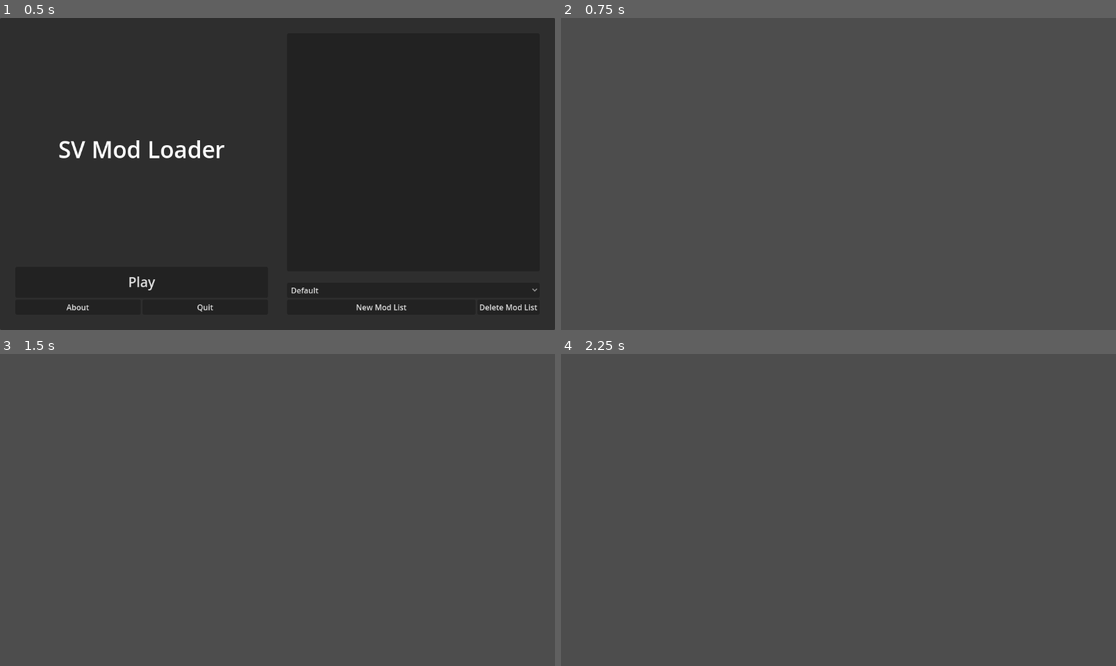
Above: before the commit, frames 1-4 (two rows, left to right).
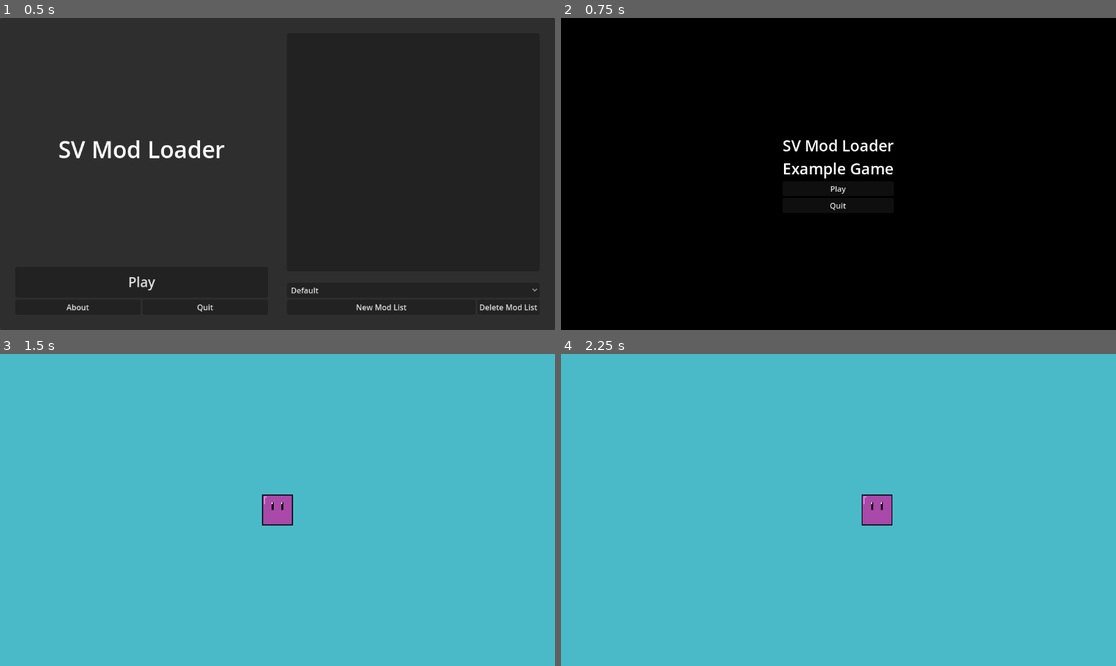
Above: after the commit, the same moments.

Repository: SpeedyVelcro/sv-mod-loader
Game: Godot game, scene res://example/main.tscn
The game is run twice, just before and just after one commit, with the same random seed, the same clock (stepped at 60 frames per second) and the same inputs.
Inputs (mouse positions are in pixels of both pictures, inside the frame that each line leads up to):
- Up to frame 1 (0.5 s): no input
- Up to frame 2 (0.75 s): click "Play" at 0.5 s
- Up to frame 3 (1.5 s): click (277, 525) at 1.25 s, where only the run after the commit has a clickable "Play"
- Up to frame 4 (2.25 s): tap Enter at 2 s; hold D (move_right, bound only after the commit) from 2.03 s (still down)

Frame 1 is identical in both runs. In frame 2, 100% of the frame differs, in the area x 0-100%, y 0-100%; in frame 3, 100%; in frame 4, 100%.

Commit message:
Implement basic mechanics for example game

Diff:
--- /dev/null
+++ b/example/entity/bullet/bullet.gd
@@ -0,0 +1,27 @@
+extends RigidBody2D
+
+## How fast the bullet moves
+@export var speed: int = 400
+## The initial direction of the bullet. Can be given as a vector of any
+## magnitude, as only the direction is used.
+var direction: Vector2 = Vector2.RIGHT
+
+
+# Override
+func _ready() -> void:
+	linear_velocity = direction.normalized() * speed
+
+# TODO: Destroy after a certain amount of time
+
+
+# Signal connection
+func _on_body_entered(body: Node) -> void:
+	# Due to collision mask this must be the player
+	visible = false
+	body.kill()
+	queue_free()
+
+
+# Signal connection
+func _on_life_timer_timeout() -> void:
+	queue_free()
--- /dev/null
+++ b/example/entity/bullet/bullet.tscn
@@ -0,0 +1,29 @@
+[gd_scene load_steps=4 format=3 uid="uid://d32ek3hyyach6"]
+
+[ext_resource type="Texture2D" uid="uid://dj1hrdddiopbv" path="res://example/art/bullet.png" id="1_3fmeg"]
+[ext_resource type="Script" path="res://example/entity/bullet/bullet.gd" id="1_inmwr"]
+
+[sub_resource type="CircleShape2D" id="CircleShape2D_dbphp"]
+radius = 8.0
+
+[node name="Bullet" type="RigidBody2D"]
+collision_layer = 2
+gravity_scale = 0.0
+max_contacts_reported = 1
+contact_monitor = true
+script = ExtResource("1_inmwr")
+
+[node name="Sprite2D" type="Sprite2D" parent="."]
+scale = Vector2(2, 2)
+texture = ExtResource("1_3fmeg")
+
+[node name="CollisionShape2D" type="CollisionShape2D" parent="."]
+shape = SubResource("CircleShape2D_dbphp")
+
+[node name="LifeTimer" type="Timer" parent="."]
+wait_time = 6.0
+one_shot = true
+autostart = true
+
+[connection signal="body_entered" from="." to="." method="_on_body_entered"]
+[connection signal="timeout" from="LifeTimer" to="." method="_on_life_timer_timeout"]
--- /dev/null
+++ b/example/entity/player/player.gd
@@ -0,0 +1,28 @@
+extends CharacterBody2D
+
+## How fast the player moves
+@export var speed: int = 400
+
+
+# Override
+func _physics_process(_delta) -> void:
+	velocity = Vector2(0, 0)
+
+	if Input.is_action_pressed("move_up"):
+		velocity += Vector2.UP
+	if Input.is_action_pressed("move_down"):
+		velocity += Vector2.DOWN
+	if Input.is_action_pressed("move_left"):
+		velocity += Vector2.LEFT
+	if Input.is_action_pressed("move_right"):
+		velocity += Vector2.RIGHT
+
+	velocity = velocity.normalized()
+	velocity *= speed
+
+	move_and_slide()
+
+
+## Call this to cause the player to lose the game
+func kill() -> void:
+	print("dead") # TODO
--- /dev/null
+++ b/example/entity/player/player.tscn
@@ -0,0 +1,19 @@
+[gd_scene load_steps=4 format=3 uid="uid://biyulv6kqgwo7"]
+
+[ext_resource type="Texture2D" uid="uid://cwgnclysyc1pu" path="res://example/art/player.png" id="1_vdarg"]
+[ext_resource type="Script" path="res://example/entity/player/player.gd" id="1_wkn5e"]
+
+[sub_resource type="RectangleShape2D" id="RectangleShape2D_07pwm"]
+size = Vector2(64, 64)
+
+[node name="Player" type="CharacterBody2D"]
+collision_mask = 4
+motion_mode = 1
+script = ExtResource("1_wkn5e")
+
+[node name="Sprite2D" type="Sprite2D" parent="."]
+scale = Vector2(2, 2)
+texture = ExtResource("1_vdarg")
+
+[node name="CollisionShape2D" type="CollisionShape2D" parent="."]
+shape = SubResource("RectangleShape2D_07pwm")
--- /dev/null
+++ b/example/game.gd
@@ -0,0 +1,30 @@
+extends Node2D
+
+## Curve along which to spawn bullets
+@export var spawn_curve: Curve2D
+## Bullet scene
+@export var bullet_scene: PackedScene
+## Player node
+@export var player: Node2D
+## Bullet timer
+@export var bullet_timer: Timer
+
+## Pick a random point on the spawn curve
+func _pick_spawn() -> Vector2:
+	var offset: float = randf_range(0.0, spawn_curve.get_baked_length())
+	var point: Vector2 = spawn_curve.sample_baked(offset)
+
+	return point
+
+
+# Signal connection
+func _on_bullet_timer_timeout() -> void:
+	var bullet = bullet_scene.instantiate()
+
+	bullet.position = _pick_spawn()
+	bullet.direction = player.position - bullet.position
+
+	add_child(bullet)
+	bullet.owner = self
+
+	bullet_timer.wait_time *= 0.99
--- a/example/game.tscn
+++ b/example/game.tscn
@@ -1,3 +1,36 @@
-[gd_scene format=3 uid="uid://clu2e8c5gl0ea"]
+[gd_scene load_steps=5 format=3 uid="uid://clu2e8c5gl0ea"]
 
-[node name="Game" type="Node2D"]
+[ext_resource type="Script" path="res://example/game.gd" id="1_3uyy4"]
+[ext_resource type="PackedScene" uid="uid://biyulv6kqgwo7" path="res://example/entity/player/player.tscn" id="1_aaqr0"]
+[ext_resource type="PackedScene" uid="uid://d32ek3hyyach6" path="res://example/entity/bullet/bullet.tscn" id="2_d7fo3"]
+
+[sub_resource type="Curve2D" id="Curve2D_4e2sw"]
+_data = {
+"points": PackedVector2Array(0, 0, 0, 0, -64, -64, 0, 0, 0, 0, 1216, -64, 0, 0, 0, 0, 1216, 712, 0, 0, 0, 0, -64, 712, 0, 0, 0, 0, -64, -64)
+}
+point_count = 5
+
+[node name="Game" type="Node2D" node_paths=PackedStringArray("player", "bullet_timer")]
+script = ExtResource("1_3uyy4")
+spawn_curve = SubResource("Curve2D_4e2sw")
+bullet_scene = ExtResource("2_d7fo3")
+player = NodePath("Player")
+bullet_timer = NodePath("BulletTimer")
+
+[node name="Polygon2D" type="Polygon2D" parent="."]
+color = Color(0.2923, 0.731935, 0.79, 1)
+polygon = PackedVector2Array(0, 0, 1152, 0, 1152, 648, 0, 648)
+
+[node name="Player" parent="." instance=ExtResource("1_aaqr0")]
+position = Vector2(576, 324)
+
+[node name="BulletTimer" type="Timer" parent="."]
+autostart = true
+
+[node name="StaticBody2D" type="StaticBody2D" parent="."]
+collision_layer = 4
+
+[node name="CollisionPolygon2D" type="CollisionPolygon2D" parent="StaticBody2D"]
+polygon = PackedVector2Array(0, 0, 1152, 0, 1152, 648, 0, 648, 0, -64, -64, -64, -64, 704, 1216, 704, 1216, -64, 0, -64)
+
+[connection signal="timeout" from="BulletTimer" to="." method="_on_bullet_timer_timeout"]
--- a/example/main.tscn
+++ b/example/main.tscn
@@ -5,4 +5,4 @@
 [node name="Main" type="Node"]
 
 [node name="ModLoader" parent="." instance=ExtResource("1_g1igq")]
-play_scene = "res://example/game.tscn"
+play_scene = "res://example/ui/menu/menu.tscn"
--- /dev/null
+++ b/example/ui/menu/menu.gd
@@ -0,0 +1,14 @@
+extends Control
+
+## Game scene
+const GAME_SCENE: String = "res://example/game.tscn"
+
+
+# Signal connection
+func _on_play_button_pressed() -> void:
+	get_tree().change_scene_to_file(GAME_SCENE)
+
+
+# Signal connection
+func _on_quit_button_pressed() -> void:
+	get_tree().quit()
--- /dev/null
+++ b/example/ui/menu/menu.tscn
@@ -0,0 +1,53 @@
+[gd_scene load_steps=3 format=3 uid="uid://drxg78ut3uf0n"]
+
+[ext_resource type="Script" path="res://example/ui/menu/menu.gd" id="1_jgx06"]
+
+[sub_resource type="LabelSettings" id="LabelSettings_pciy8"]
+font_size = 32
+
+[node name="Menu" type="Control"]
+layout_mode = 3
+anchors_preset = 15
+anchor_right = 1.0
+anchor_bottom = 1.0
+grow_horizontal = 2
+grow_vertical = 2
+script = ExtResource("1_jgx06")
+
+[node name="ColorRect" type="ColorRect" parent="."]
+layout_mode = 1
+anchors_preset = 15
+anchor_right = 1.0
+anchor_bottom = 1.0
+grow_horizontal = 2
+grow_vertical = 2
+color = Color(0, 0, 0, 1)
+
+[node name="CenterContainer" type="CenterContainer" parent="."]
+layout_mode = 1
+anchors_preset = 15
+anchor_right = 1.0
+anchor_bottom = 1.0
+grow_horizontal = 2
+grow_vertical = 2
+
+[node name="VBoxContainer" type="VBoxContainer" parent="CenterContainer"]
+layout_mode = 2
+
+[node name="Label" type="Label" parent="CenterContainer/VBoxContainer"]
+layout_mode = 2
+text = "SV Mod Loader
+Example Game"
+label_settings = SubResource("LabelSettings_pciy8")
+horizontal_alignment = 1
+
+[node name="PlayButton" type="Button" parent="CenterContainer/VBoxContainer"]
+layout_mode = 2
+text = "Play"
+
+[node name="QuitButton" type="Button" parent="CenterContainer/VBoxContainer"]
+layout_mode = 2
+text = "Quit"
+
+[connection signal="pressed" from="CenterContainer/VBoxContainer/PlayButton" to="." method="_on_play_button_pressed"]
+[connection signal="pressed" from="CenterContainer/VBoxContainer/QuitButton" to="." method="_on_quit_button_pressed"]
--- a/project.godot
+++ b/project.godot
@@ -17,3 +17,45 @@
 [display]
 
 window/subwindows/embed_subwindows=false
+
+[input]
+
+move_up={
+"deadzone": 0.5,
+"events": [Object(InputEventKey,"resource_local_to_scene":false,"resource_name":"","device":-1,"window_id":0,"alt_pressed":false,"shift_pressed":false,"ctrl_pressed":false,"meta_pressed":false,"pressed":false,"keycode":0,"physical_keycode":87,"key_label":0,"unicode":119,"echo":false,"script":null)
+, Object(InputEventKey,"resource_local_to_scene":false,"resource_name":"","device":-1,"window_id":0,"alt_pressed":false,"shift_pressed":false,"ctrl_pressed":false,"meta_pressed":false,"pressed":false,"keycode":0,"physical_keycode":4194320,"key_label":0,"unicode":0,"echo":false,"script":null)
+]
+}
+move_down={
+"deadzone": 0.5,
+"events": [Object(InputEventKey,"resource_local_to_scene":false,"resource_name":"","device":-1,"window_id":0,"alt_pressed":false,"shift_pressed":false,"ctrl_pressed":false,"meta_pressed":false,"pressed":false,"keycode":0,"physical_keycode":83,"key_label":0,"unicode":115,"echo":false,"script":null)
+, Object(InputEventKey,"resource_local_to_scene":false,"resource_name":"","device":-1,"window_id":0,"alt_pressed":false,"shift_pressed":false,"ctrl_pressed":false,"meta_pressed":false,"pressed":false,"keycode":0,"physical_keycode":4194322,"key_label":0,"unicode":0,"echo":false,"script":null)
+]
+}
+move_left={
+"deadzone": 0.5,
+"events": [Object(InputEventKey,"resource_local_to_scene":false,"resource_name":"","device":-1,"window_id":0,"alt_pressed":false,"shift_pressed":false,"ctrl_pressed":false,"meta_pressed":false,"pressed":false,"keycode":0,"physical_keycode":65,"key_label":0,"unicode":97,"echo":false,"script":null)
+, Object(InputEventKey,"resource_local_to_scene":false,"resource_name":"","device":-1,"window_id":0,"alt_pressed":false,"shift_pressed":false,"ctrl_pressed":false,"meta_pressed":false,"pressed":false,"keycode":0,"physical_keycode":4194319,"key_label":0,"unicode":0,"echo":false,"script":null)
+]
+}
+move_right={
+"deadzone": 0.5,
+"events": [Object(InputEventKey,"resource_local_to_scene":false,"resource_name":"","device":-1,"window_id":0,"alt_pressed":false,"shift_pressed":false,"ctrl_pressed":false,"meta_pressed":false,"pressed":false,"keycode":0,"physical_keycode":68,"key_label":0,"unicode":100,"echo":false,"script":null)
+, Object(InputEventKey,"resource_local_to_scene":false,"resource_name":"","device":-1,"window_id":0,"alt_pressed":false,"shift_pressed":false,"ctrl_pressed":false,"meta_pressed":false,"pressed":false,"keycode":0,"physical_keycode":4194321,"key_label":0,"unicode":0,"echo":false,"script":null)
+]
+}
+pause={
+"deadzone": 0.5,
+"events": [Object(InputEventKey,"resource_local_to_scene":false,"resource_name":"","device":-1,"window_id":0,"alt_pressed":false,"shift_pressed":false,"ctrl_pressed":false,"meta_pressed":false,"pressed":false,"keycode":0,"physical_keycode":4194305,"key_label":0,"unicode":0,"echo":false,"script":null)
+]
+}
+
+[layer_names]
+
+2d_physics/layer_1="player"
+2d_physics/layer_2="bullet"
+2d_physics/layer_3="wall"
+
+[rendering]
+
+textures/canvas_textures/default_texture_filter=0
Binary file added: example/art/bullet.png
Not shown, added: example/art/bullet.png.import
Binary file added: example/art/player.png
Not shown, added: example/art/player.png.import
